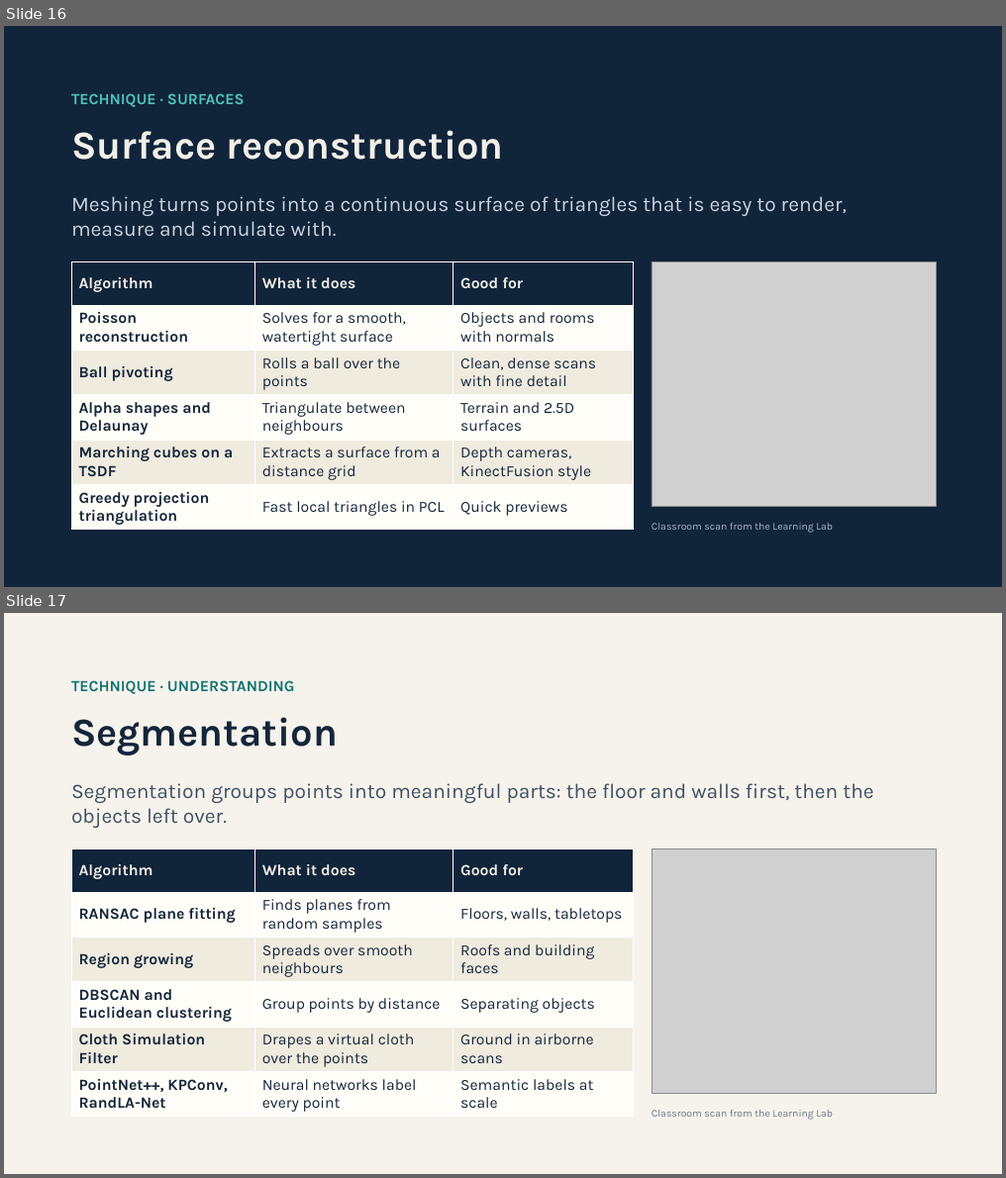
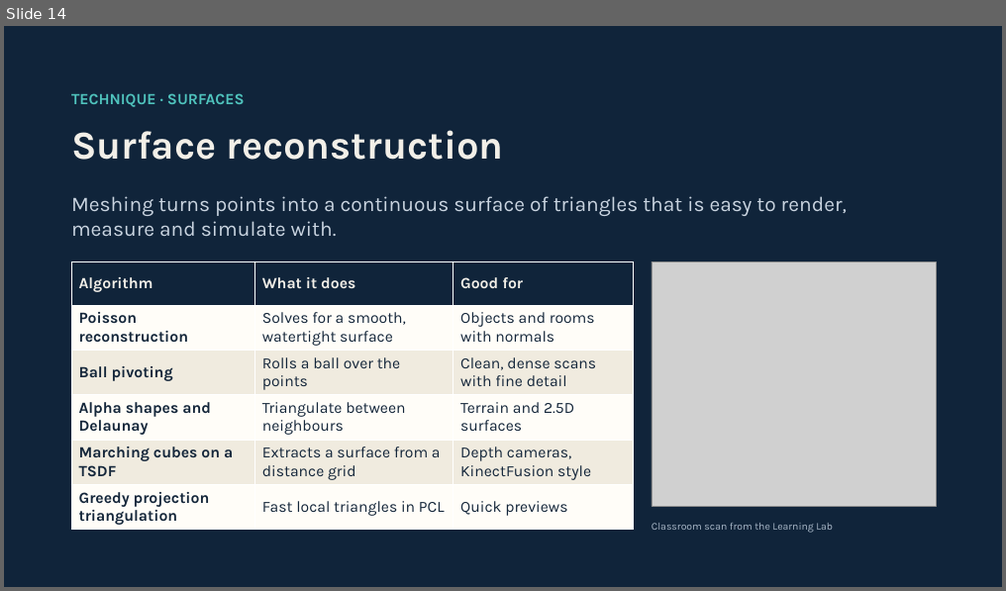
Before and after one commit to maninka123/lidar-learning-lab, a slide deck: presentation/LiDAR_Workshop_Slides.pptx. Shown one above the other, each under a label of ours: slides 16 and 17 before the commit, slide 14 after it. The pictures are 1006x1178 and 1006x591 pixels, drawn with LibreOffice and Linux fonts; fonts in the diff are those of the drawing; grey boxes stand for pictures. Boxes give left, top, right and bottom in pixels: in the first picture for what was removed or moved away, otherwise in the second. Text is boxed around its words. In the diff, an @@ line names an element or a change of style, - is before the commit and + after.

Commit message:
Slides: unsupervised and supervised learning in three slides, with algorithm names

```diff
--- a/presentation/LiDAR_Workshop_Slides.pptx
+++ b/presentation/LiDAR_Workshop_Slides.pptx
@@ slide 17 removed at (x1=4, y1=613, x2=1002, y2=1174), background #F6F3EC @@
@@ text removed at (x1=71, y1=680, x2=295, y2=694) @@
-TECHNIQUE · UNDERSTANDING
@@ text removed at (x1=71, y1=717, x2=338, y2=756) @@
-Segmentation
@@ text removed at (x1=71, y1=783, x2=873, y2=828) @@
-Segmentation groups points into meaningful parts: the floor and walls first, then the objects left over.
@@ table removed at (x1=71, y1=849, x2=633, y2=1116), 6 rows, 3 columns @@
-Algorithm | What it does | Good for
-RANSAC plane fitting | Finds planes from random samples | Floors, walls, tabletops
-Region growing | Spreads over smooth neighbours | Roofs and building faces
-DBSCAN and Euclidean clustering | Group points by distance | Separating objects
-Cloth Simulation Filter | Drapes a virtual cloth over the points | Ground in airborne scans
-PointNet++, KPConv, RandLA-Net | Neural networks label every point | Semantic labels at scale
@@ picture removed at (x1=651, y1=849, x2=936, y2=1093) @@
@@ text removed at (x1=651, y1=1110, x2=833, y2=1120) @@
-Classroom scan from the Learning Lab
@@ what was slide 16 is now slide 14 @@
```
Also in this commit, not shown: 5 slides changed, 3 slides added, 5 other slides removed, 1 other file.
